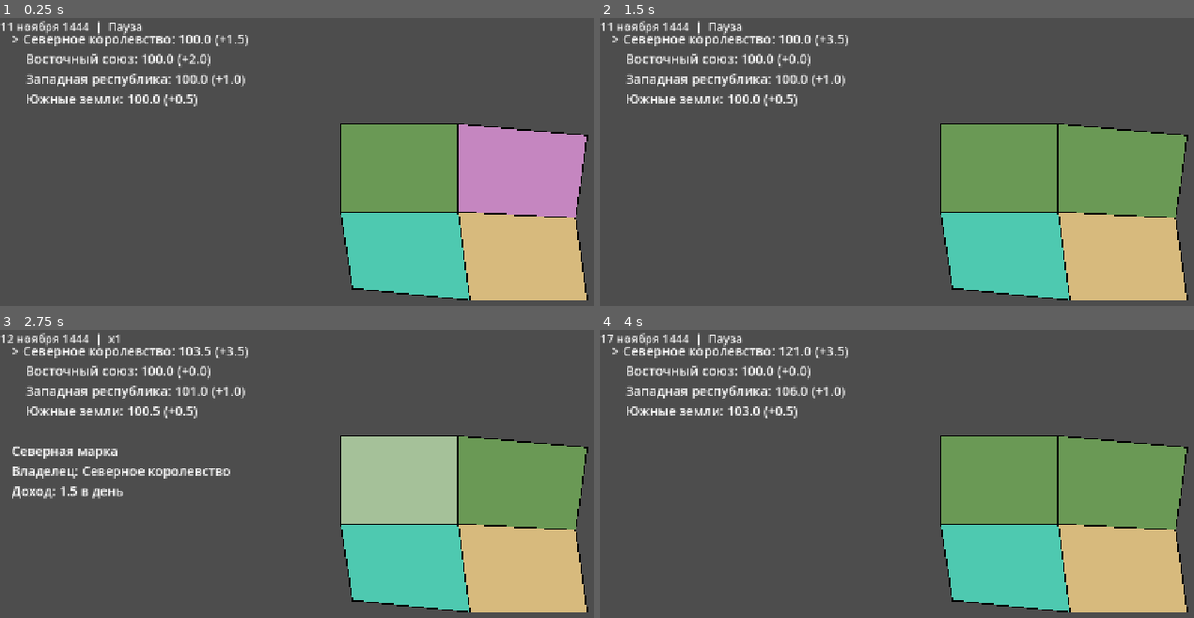
Above: before the commit, frames 1-4 (two rows, left to right).
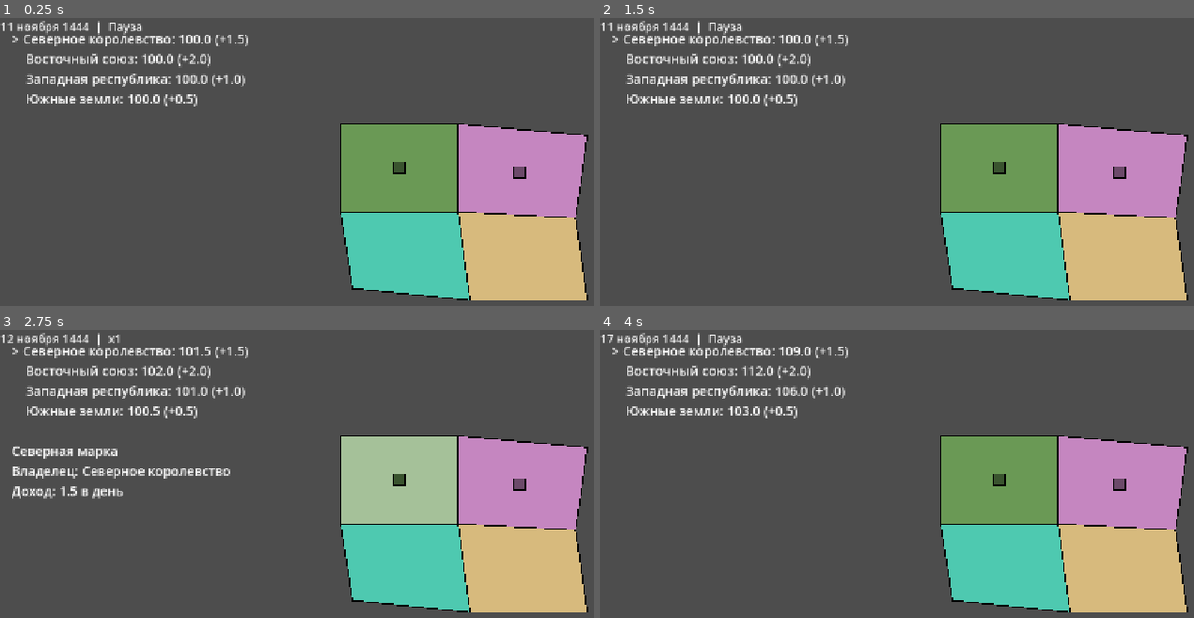
Above: after the commit, the same moments.

Repository: gAgu507/strategy1
Game: Godot game, scene res://main.tscn
Same seed, same stepped clock (60 frames per second), same inputs: the game is played once before the commit and once after it.
Inputs (mouse positions are in pixels of both pictures, inside the frame that each line leads up to):
- Up to frame 1 (0.25 s): no input
- Up to frame 2 (1.5 s): tap Enter at 0.5 s; move the mouse to (1140, 208) at 0.52 s; tap C at 0.6, 1.35 s; click (1140, 208) at 0.67 s; tap Space at 0.77, 1.25 s; move the mouse to (825, 251) at 1.27 s; click (825, 251) at 1.42 s
- Up to frame 3 (2.75 s): tap Space at 1.52 s; tap Enter at 2 s; move the mouse to (451, 448) at 2.02 s; tap 1 at 2.1 s; click (451, 448) at 2.17 s; tap C at 2.3 s
- Up to frame 4 (4 s): tap Space at 2.75, 3.02, 3.77 s; move the mouse to (outside the picture) at 2.77 s; tap 2 at 2.85 s; click (outside the picture) at 2.92 s; tap C at 3.05, 3.8 s; tap Enter at 3.5 s; move the mouse to (outside the picture) at 3.52 s; tap 3 at 3.6 s; click (outside the picture) at 3.67 s

The runs differ from the first frame. In frame 1, 0.2% of the frame differs, in the area x 66-89%, y 50-56%; in frame 2, 6.2%; in frame 3, 6.2%; in frame 4, 6.3%, in the area x 24-99%, y 5-70%.

Commit message:
Рефакторинг, армии, автоматическое вычисление соседей

Diff:
--- /dev/null
+++ b/army_view.gd
@@ -0,0 +1,41 @@
+class_name ArmyView
+extends Node2D
+
+const HALF := 10.0
+
+var state: GameState
+var selected := ""
+
+
+func setup(game_state: GameState) -> void:
+	state = game_state
+	state.changed.connect(queue_redraw)
+
+
+func select(id: String) -> void:
+	selected = id
+	queue_redraw()
+
+
+func army_at(pos: Vector2) -> String:
+	for id in state.armies:
+		if _rect(state.get_army(id)).has_point(pos):
+			return id
+	return ""
+
+
+func _rect(a: Army) -> Rect2:
+	var p := state.army_position(a)
+	return Rect2(p - Vector2(HALF, HALF), Vector2(HALF * 2, HALF * 2))
+
+
+func _draw() -> void:
+	for id in state.armies:
+		var a := state.get_army(id)
+		var rect := _rect(a)
+		var fill := state.get_country(a.owner_id).color.darkened(0.45)
+		draw_rect(rect, fill)
+		var chosen: bool = id == selected
+		draw_rect(rect, Color.WHITE if chosen else Color.BLACK, false, 3.0 if chosen else 2.0)
+		if a.is_moving():
+			draw_line(state.army_position(a), state.get_province(a.target_id).center(), Color(1, 1, 1, 0.7), 2.0)
--- a/game_state.gd
+++ /dev/null
@@ -1,56 +0,0 @@
-class_name GameState
-extends RefCounted
-
-signal changed
-
-var player := "nor"
-
-var countries := {
-	"nor": {"name": "Северное королевство", "color": Color("6a9955"), "treasury": 100.0},
-	"eas": {"name": "Восточный союз", "color": Color("c586c0"), "treasury": 100.0},
-	"wes": {"name": "Западная республика", "color": Color("4ec9b0"), "treasury": 100.0},
-	"sou": {"name": "Южные земли", "color": Color("d7ba7d"), "treasury": 100.0},
-}
-
-var provinces := {
-	"a": {
-		"name": "Северная марка", "owner": "nor", "income": 1.5,
-		"points": PackedVector2Array([Vector2(100, 100), Vector2(300, 100), Vector2(300, 250), Vector2(100, 250)]),
-	},
-	"b": {
-		"name": "Восточные земли", "owner": "eas", "income": 2.0,
-		"points": PackedVector2Array([Vector2(300, 100), Vector2(520, 120), Vector2(500, 260), Vector2(300, 250)]),
-	},
-	"c": {
-		"name": "Западный берег", "owner": "wes", "income": 1.0,
-		"points": PackedVector2Array([Vector2(100, 250), Vector2(300, 250), Vector2(320, 400), Vector2(120, 380)]),
-	},
-	"d": {
-		"name": "Южные степи", "owner": "sou", "income": 0.5,
-		"points": PackedVector2Array([Vector2(300, 250), Vector2(500, 260), Vector2(520, 400), Vector2(320, 400)]),
-	},
-}
-
-
-func tick_day() -> void:
-	for id in provinces:
-		var owner_id: String = provinces[id]["owner"]
-		countries[owner_id]["treasury"] += provinces[id]["income"]
-	changed.emit()
-
-
-func country_income(country_id: String) -> float:
-	var total := 0.0
-	for id in provinces:
-		if provinces[id]["owner"] == country_id:
-			total += provinces[id]["income"]
-	return total
-
-
-func province_color(id: String) -> Color:
-	return countries[provinces[id]["owner"]]["color"]
-
-
-func capture(province_id: String, country_id: String) -> void:
-	provinces[province_id]["owner"] = country_id
-	changed.emit()
--- a/info_panel.gd
+++ b/info_panel.gd
@@ -7,6 +7,7 @@
 var state: GameState
 var clock: GameClock
 var _selected := ""
+var _selected_army := ""
 
 
 func setup(game_state: GameState, game_clock: GameClock) -> void:
@@ -22,20 +23,40 @@
 	refresh()
 
 
+func show_army(id: String) -> void:
+	_selected_army = id
+	refresh()
+
+
 func refresh() -> void:
 	date_label.text = clock.date_text()
 
 	var lines: PackedStringArray = []
 	for id in state.countries:
-		var c: Dictionary = state.countries[id]
+		var c := state.get_country(id)
 		var mark := "> " if id == state.player else "    "
-		lines.append("%s%s: %.1f (+%.1f)" % [mark, c["name"], c["treasury"], state.country_income(id)])
+		lines.append("%s%s: %.1f (+%.1f)" % [mark, c.name, c.treasury, state.country_income(id)])
+
+	if _selected_army != "" and not state.armies.has(_selected_army):
+		_selected_army = ""
 
 	if _selected != "":
-		var p: Dictionary = state.provinces[_selected]
+		var p := state.get_province(_selected)
 		lines.append("")
-		lines.append(p["name"])
-		lines.append("Владелец: %s" % state.countries[p["owner"]]["name"])
-		lines.append("Доход: %.1f в день" % p["income"])
+		lines.append(p.name)
+		lines.append("Владелец: %s" % state.get_country(p.owner_id).name)
+		lines.append("Доход: %.1f в день" % p.income)
+
+	if _selected_army != "":
+		var a := state.get_army(_selected_army)
+		lines.append("")
+		lines.append("Армия: %s" % state.get_country(a.owner_id).name)
+		lines.append("Численность: %d" % a.size)
+		if a.is_moving():
+			lines.append("Идёт в: %s (дней: %d)" % [state.get_province(a.target_id).name, a.days_left])
+		else:
+			lines.append("Стоит в: %s" % state.get_province(a.province_id).name)
+			if a.owner_id == state.player:
+				lines.append("ПКМ по соседней провинции: отправить")
 
 	info_label.text = "\n".join(lines)
--- a/main.gd
+++ b/main.gd
@@ -1,7 +1,6 @@
 extends Node2D
 
 var state := GameState.new()
-var _selected := ""
 
 @onready var clock: GameClock = $GameClock
 @onready var map: MapView = $MapView
@@ -10,14 +9,11 @@
 
 func _ready() -> void:
 	clock.day_passed.connect(state.tick_day)
-	map.province_selected.connect(_on_province_selected)
+	map.province_selected.connect(ui.show_province)
+	map.army_selected.connect(ui.show_army)
+	map.move_requested.connect(state.order_move)
 	map.setup(state)
 	ui.setup(state, clock)
-
-
-func _on_province_selected(id: String) -> void:
-	_selected = id
-	ui.show_province(id)
 
 
 func _unhandled_input(event: InputEvent) -> void:
@@ -31,6 +27,3 @@
 				clock.set_speed(2)
 			KEY_3:
 				clock.set_speed(3)
-			KEY_C:   # временно, для проверки
-				if _selected != "":
-					state.capture(_selected, state.player)
--- a/map_view.gd
+++ b/map_view.gd
@@ -2,26 +2,35 @@
 extends Node2D
 
 signal province_selected(id: String)
+signal army_selected(id: String)
+signal move_requested(army_id: String, province_id: String)
 
 var state: GameState
 var _polys := {}
 var _selected := ""
+var _armies: ArmyView
 
 
 func setup(game_state: GameState) -> void:
 	state = game_state
 	for id in state.provinces:
+		var p := state.get_province(id)
 		var poly := Polygon2D.new()
-		poly.polygon = state.provinces[id]["points"]
+		poly.polygon = p.points
 		add_child(poly)
 		_polys[id] = poly
 
 		var outline := Line2D.new()
-		outline.points = state.provinces[id]["points"]
+		outline.points = p.points
 		outline.closed = true
 		outline.width = 2
 		outline.default_color = Color.BLACK
 		poly.add_child(outline)
+
+	# армии добавляются последними, чтобы рисоваться поверх провинций
+	_armies = ArmyView.new()
+	add_child(_armies)
+	_armies.setup(state)
 
 	state.changed.connect(refresh)
 	refresh()
@@ -29,19 +38,30 @@
 
 func refresh() -> void:
 	for id in _polys:
-		var c: Color = state.province_color(id)
+		var c := state.province_color(id)
 		_polys[id].color = c.lightened(0.4) if id == _selected else c
 
 
 func _unhandled_input(event: InputEvent) -> void:
-	if event is InputEventMouseButton and event.pressed and event.button_index == MOUSE_BUTTON_LEFT:
-		_selected = _province_at(get_local_mouse_position())
+	if not (event is InputEventMouseButton and event.pressed):
+		return
+	var pos := get_local_mouse_position()
+	if event.button_index == MOUSE_BUTTON_LEFT:
+		var army_id := _armies.army_at(pos)
+		_armies.select(army_id)
+		army_selected.emit(army_id)
+		_selected = _province_at(pos)
 		refresh()
 		province_selected.emit(_selected)
+	elif event.button_index == MOUSE_BUTTON_RIGHT:
+		var target := _province_at(pos)
+		print("RMB: selected=", _armies.selected, " target=", target)
+		if _armies.selected != "" and target != "":
+			move_requested.emit(_armies.selected, target)
 
 
 func _province_at(pos: Vector2) -> String:
 	for id in state.provinces:
-		if Geometry2D.is_point_in_polygon(pos, state.provinces[id]["points"]):
+		if Geometry2D.is_point_in_polygon(pos, state.get_province(id).points):
 			return id
 	return ""
--- /dev/null
+++ b/model/army.gd
@@ -0,0 +1,46 @@
+class_name Army
+extends RefCounted
+
+const MOVE_DAYS := 3
+
+var id: String
+var owner_id: String
+var province_id: String   # где стоит (или откуда вышла)
+var target_id := ""       # куда идёт, "" если стоит
+var days_left := 0
+var size: int
+
+
+func _init(p_id: String, p_owner: String, p_province: String, p_size := 1000) -> void:
+	id = p_id
+	owner_id = p_owner
+	province_id = p_province
+	size = p_size
+
+
+func is_moving() -> bool:
+	return target_id != ""
+
+
+func order_move(target: String) -> void:
+	target_id = target
+	days_left = MOVE_DAYS
+
+
+# Возвращает true, если армия в этот день дошла до цели
+func advance_day() -> bool:
+	if not is_moving():
+		return false
+	days_left -= 1
+	if days_left > 0:
+		return false
+	province_id = target_id
+	target_id = ""
+	return true
+
+
+# Доля пройденного пути от 0 до 1
+func progress() -> float:
+	if not is_moving():
+		return 0.0
+	return float(MOVE_DAYS - days_left) / MOVE_DAYS
--- /dev/null
+++ b/model/country.gd
@@ -0,0 +1,14 @@
+class_name Country
+extends RefCounted
+
+var id: String
+var name: String
+var color: Color
+var treasury: float
+
+
+func _init(p_id: String, p_name: String, p_color: Color, p_treasury := 100.0) -> void:
+	id = p_id
+	name = p_name
+	color = p_color
+	treasury = p_treasury
--- /dev/null
+++ b/model/game_state.gd
@@ -0,0 +1,161 @@
+class_name GameState
+extends RefCounted
+
+signal changed
+
+const BATTLE_DAMAGE := 0.1
+
+var player := "nor"
+var countries := {}   # id -> Country
+var provinces := {}   # id -> Province
+var armies := {}      # id -> Army
+
+
+func _init() -> void:
+	_add_country(Country.new("nor", "Северное королевство", Color("6a9955")))
+	_add_country(Country.new("eas", "Восточный союз", Color("c586c0")))
+	_add_country(Country.new("wes", "Западная республика", Color("4ec9b0")))
+	_add_country(Country.new("sou", "Южные земли", Color("d7ba7d")))
+
+	_add_province(Province.new("a", "Северная марка", "nor", 1.5, PackedVector2Array([
+		Vector2(100, 100), Vector2(300, 100), Vector2(300, 250), Vector2(100, 250)])))
+	_add_province(Province.new("b", "Восточные земли", "eas", 2.0, PackedVector2Array([
+		Vector2(300, 100), Vector2(520, 120), Vector2(500, 260), Vector2(300, 250)])))
+	_add_province(Province.new("c", "Западный берег", "wes", 1.0, PackedVector2Array([
+		Vector2(100, 250), Vector2(300, 250), Vector2(320, 400), Vector2(120, 380)])))
+	_add_province(Province.new("d", "Южные степи", "sou", 0.5, PackedVector2Array([
+		Vector2(300, 250), Vector2(500, 260), Vector2(520, 400), Vector2(320, 400)])))
+	_compute_neighbors()
+
+	_add_army(Army.new("army_nor", "nor", "a", 1000))
+	_add_army(Army.new("army_eas", "eas", "b", 800))
+
+
+# --- Доступ с типами (чтобы редактор подсказывал поля) ---
+func get_country(id: String) -> Country:
+	return countries[id]
+
+
+func get_province(id: String) -> Province:
+	return provinces[id]
+
+
+func get_army(id: String) -> Army:
+	return armies[id]
+
+
+# --- Правила ---
+func tick_day() -> void:
+	for id in provinces:
+		var p := get_province(id)
+		get_country(p.owner_id).treasury += p.income
+	for id in armies:
+		get_army(id).advance_day()
+	_resolve_battles()
+	_update_ownership()
+	changed.emit()
+
+
+func order_move(army_id: String, province_id: String) -> bool:
+	if not armies.has(army_id):   # армия могла погибнуть
+		return false
+	var a := get_army(army_id)
+	var origin := get_province(a.province_id)
+	if a.owner_id != player or a.is_moving() or not origin.neighbors.has(province_id):
+		return false
+	a.order_move(province_id)
+	changed.emit()
+	return true
+
+
+func country_income(country_id: String) -> float:
+	var total := 0.0
+	for id in provinces:
+		var p := get_province(id)
+		if p.owner_id == country_id:
+			total += p.income
+	return total
+
+
+func province_color(id: String) -> Color:
+	return get_country(get_province(id).owner_id).color
+
+
+func army_position(a: Army) -> Vector2:
+	var from_pos := get_province(a.province_id).center()
+	if not a.is_moving():
+		return from_pos
+	return from_pos.lerp(get_province(a.target_id).center(), a.progress())
+
+
+# --- Внутреннее ---
+func _add_country(c: Country) -> void:
+	countries[c.id] = c
+
+
+func _add_province(p: Province) -> void:
+	provinces[p.id] = p
+
+
+func _add_army(a: Army) -> void:
+	armies[a.id] = a
+
+
+func _standing_armies_in(province_id: String) -> Array[Army]:
+	var result: Array[Army] = []
+	for id in armies:
+		var a := get_army(id)
+		if a.province_id == province_id and not a.is_moving():
+			result.append(a)
+	return result
+
+
+func _resolve_battles() -> void:
+	for pid in provinces:
+		var here := _standing_armies_in(pid)
+		if here.size() < 2:
+			continue
+		# сначала считаем урон для всех, потом применяем: бой одновременный
+		var damage := {}
+		for a in here:
+			var enemy_total := 0
+			for other in here:
+				if other.owner_id != a.owner_id:
+					enemy_total += other.size
+			damage[a.id] = int(ceil(enemy_total * BATTLE_DAMAGE))
+		for a in here:
+			a.size -= int(damage[a.id])
+			if a.size <= 0:
+				armies.erase(a.id)
+
+
+func _update_ownership() -> void:
+	for pid in provinces:
+		var here := _standing_armies_in(pid)
+		if here.is_empty():
+			continue
+		var p := get_province(pid)
+		var owners := {}
+		for a in here:
+			owners[a.owner_id] = true
+		if owners.size() == 1 and not owners.has(p.owner_id):
+			p.owner_id = here[0].owner_id
+
+# Соседи: провинции, у которых минимум две общие вершины
+func _compute_neighbors() -> void:
+	var ids := provinces.keys()
+	for i in ids.size():
+		for j in range(i + 1, ids.size()):
+			var a := get_province(ids[i])
+			var b := get_province(ids[j])
+			if _shared_points(a, b) >= 2:
+				a.neighbors.append(b.id)
+				b.neighbors.append(a.id)
+
+
+func _shared_points(a: Province, b: Province) -> int:
+	var count := 0
+	for p in a.points:
+		if b.points.has(p):
+			count += 1
+	return count
--- /dev/null
+++ b/model/province.gd
@@ -0,0 +1,24 @@
+class_name Province
+extends RefCounted
+
+var id: String
+var name: String
+var owner_id: String
+var income: float
+var points: PackedVector2Array
+var neighbors: Array[String] = []   # заполняется автоматически в GameState
+
+
+func _init(p_id: String, p_name: String, p_owner: String, p_income: float, p_points: PackedVector2Array) -> void:
+	id = p_id
+	name = p_name
+	owner_id = p_owner
+	income = p_income
+	points = p_points
+
+
+func center() -> Vector2:
+	var sum := Vector2.ZERO
+	for p in points:
+		sum += p
+	return sum / points.size()
Not shown, added: army_view.gd.uid
Not shown, removed: game_state.gd.uid
Not shown, added: model/army.gd.uid
Not shown, added: model/country.gd.uid
Not shown, added: model/game_state.gd.uid
Not shown, added: model/province.gd.uid
Not shown, added: main.tscn1267335304.tmp
Not shown, added: main.tscn1284903201.tmp
